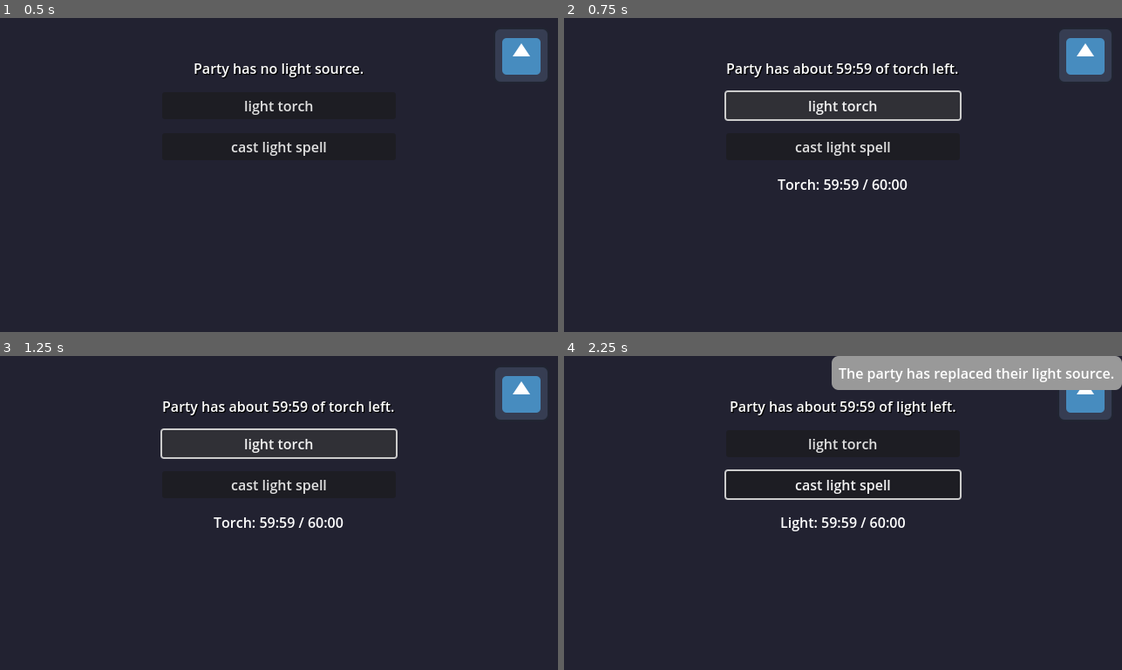
Above: before the commit, frames 1-4 (two rows, left to right).
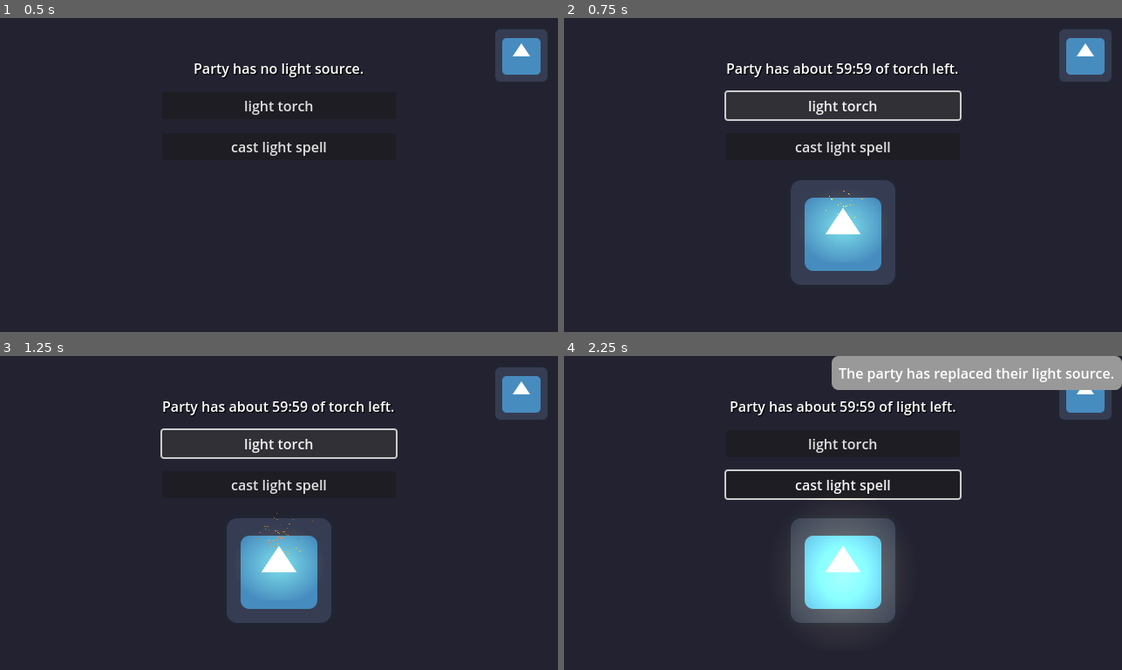
Above: after the commit, the same moments.

Repository: crubio/shadow-torch
Game: Godot game, scene res://scenes/main.tscn
Two runs of this game, one before a commit and one after it. Both use one fixed random seed, a clock stepped at 60 frames per second and the inputs below. The engine's default icon, where the game draws it, is replaced by a stand-in: a white triangle on a blue panel in a dark square.
Inputs:
- Up to frame 1 (0.5 s): no input
- Up to frame 2 (0.75 s): click "light torch" at 0.5 s
- Up to frame 3 (1.25 s): no input
- Up to frame 4 (2.25 s): click "cast light spell" at 1.25 s; click "Replace Light Source" at 2 s

Frame 1 is identical in both runs. In frame 2, 6.3% of the frame differs, in the area x 38-62%, y 51-85%; in frame 3, 6.3%; in frame 4, 6.3%, in the area x 38-62%, y 45-85%.

Commit message:
add light spell scene, wired up to main loop

Diff:
--- a/autoloads/LightManager.gd
+++ b/autoloads/LightManager.gd
@@ -12,7 +12,7 @@
 # Party light state
 var party_light: Dictionary = {
 	"active": false,
-	"type": LightType.TORCH,
+	"type": LightType,
 	"source_name": "",
 	"total_seconds": 3600.0,  # Always 60 minutes per Shadowdark rules
 	"remaining_seconds": 3600.0,
--- /dev/null
+++ b/light_spell_ui.tscn
@@ -0,0 +1,68 @@
+[gd_scene load_steps=8 format=3 uid="uid://cvbmoqrji5k0k"]
+
+[ext_resource type="Script" uid="uid://fp2vn2dxqgt3" path="res://scripts/light_spell_ui.gd" id="1_rd38p"]
+[ext_resource type="Texture2D" uid="uid://drr1alll481c4" path="res://icon.svg" id="1_ugojk"]
+
+[sub_resource type="Gradient" id="Gradient_w1wtr"]
+colors = PackedColorArray(0.982007, 0.851529, 0.425956, 1, 0, 0, 0, 1)
+
+[sub_resource type="GradientTexture2D" id="GradientTexture2D_rd38p"]
+gradient = SubResource("Gradient_w1wtr")
+fill = 1
+fill_from = Vector2(0.504274, 0.549145)
+fill_to = Vector2(0.871795, 0.200855)
+
+[sub_resource type="Animation" id="Animation_8u5w5"]
+resource_name = "pulse"
+length = 3.0
+loop_mode = 1
+tracks/0/type = "value"
+tracks/0/imported = false
+tracks/0/enabled = true
+tracks/0/path = NodePath("PointLight2D:energy")
+tracks/0/interp = 1
+tracks/0/loop_wrap = true
+tracks/0/keys = {
+"times": PackedFloat32Array(0, 1, 2, 3),
+"transitions": PackedFloat32Array(3.24901, 1, 1, 1),
+"update": 0,
+"values": [1.4, 1.8, 2.2, 1.4]
+}
+
+[sub_resource type="Animation" id="Animation_s0qk8"]
+length = 0.001
+tracks/0/type = "value"
+tracks/0/imported = false
+tracks/0/enabled = true
+tracks/0/path = NodePath("PointLight2D:energy")
+tracks/0/interp = 1
+tracks/0/loop_wrap = true
+tracks/0/keys = {
+"times": PackedFloat32Array(0),
+"transitions": PackedFloat32Array(1),
+"update": 0,
+"values": [0.8]
+}
+
+[sub_resource type="AnimationLibrary" id="AnimationLibrary_4v4ex"]
+_data = {
+&"RESET": SubResource("Animation_s0qk8"),
+&"pulse": SubResource("Animation_8u5w5")
+}
+
+[node name="LightSpellUI" type="Node2D"]
+script = ExtResource("1_rd38p")
+
+[node name="Icon" type="Sprite2D" parent="."]
+texture = ExtResource("1_ugojk")
+
+[node name="PointLight2D" type="PointLight2D" parent="."]
+position = Vector2(-1, -6)
+scale = Vector2(2.75, 3.0625)
+energy = 0.8
+texture = SubResource("GradientTexture2D_rd38p")
+
+[node name="AnimationPlayer" type="AnimationPlayer" parent="."]
+libraries = {
+&"": SubResource("AnimationLibrary_4v4ex")
+}
--- /dev/null
+++ b/scenes/light_spell_ui.tscn
@@ -0,0 +1,68 @@
+[gd_scene load_steps=8 format=3 uid="uid://ec56okchaq2a"]
+
+[ext_resource type="Script" path="res://scripts/light_spell_ui.gd" id="1_script"]
+[ext_resource type="Texture2D" uid="uid://drr1alll481c4" path="res://icon.svg" id="1_ugojk"]
+
+[sub_resource type="Gradient" id="Gradient_w1wtr"]
+colors = PackedColorArray(0.982007, 0.851529, 0.425956, 1, 0, 0, 0, 1)
+
+[sub_resource type="GradientTexture2D" id="GradientTexture2D_rd38p"]
+gradient = SubResource("Gradient_w1wtr")
+fill = 1
+fill_from = Vector2(0.504274, 0.549145)
+fill_to = Vector2(0.871795, 0.200855)
+
+[sub_resource type="Animation" id="Animation_8u5w5"]
+resource_name = "pulse"
+length = 3.0
+loop_mode = 1
+tracks/0/type = "value"
+tracks/0/imported = false
+tracks/0/enabled = true
+tracks/0/path = NodePath("PointLight2D:energy")
+tracks/0/interp = 1
+tracks/0/loop_wrap = true
+tracks/0/keys = {
+"times": PackedFloat32Array(0, 1, 2, 3),
+"transitions": PackedFloat32Array(3.24901, 1, 1, 1),
+"update": 0,
+"values": [1.4, 1.8, 2.2, 1.4]
+}
+
+[sub_resource type="Animation" id="Animation_s0qk8"]
+length = 0.001
+tracks/0/type = "value"
+tracks/0/imported = false
+tracks/0/enabled = true
+tracks/0/path = NodePath("PointLight2D:energy")
+tracks/0/interp = 1
+tracks/0/loop_wrap = true
+tracks/0/keys = {
+"times": PackedFloat32Array(0),
+"transitions": PackedFloat32Array(1),
+"update": 0,
+"values": [0.8]
+}
+
+[sub_resource type="AnimationLibrary" id="AnimationLibrary_4v4ex"]
+_data = {
+&"RESET": SubResource("Animation_s0qk8"),
+&"pulse": SubResource("Animation_8u5w5")
+}
+
+[node name="LightSpellUI" type="Node2D"]
+script = ExtResource("1_script")
+
+[node name="Icon" type="Sprite2D" parent="."]
+texture = ExtResource("1_ugojk")
+
+[node name="PointLight2D" type="PointLight2D" parent="."]
+position = Vector2(-1, -6)
+scale = Vector2(2.75, 3.0625)
+energy = 0.8
+texture = SubResource("GradientTexture2D_rd38p")
+
+[node name="AnimationPlayer" type="AnimationPlayer" parent="."]
+libraries = {
+&"": SubResource("AnimationLibrary_4v4ex")
+}
--- a/scenes/main.tscn
+++ b/scenes/main.tscn
@@ -86,7 +86,10 @@
 
 [node name="PartyLight" type="VBoxContainer" parent="MarginContainer/MainVBox"]
 layout_mode = 2
+size_flags_horizontal = 4
+size_flags_vertical = 6
 theme_override_constants/separation = 32
+alignment = 1
 
 [node name="AudioWarning" type="AudioStreamPlayer2D" parent="MarginContainer"]
 stream = ExtResource("2_sugp2")
--- /dev/null
+++ b/scenes/torch_ui.tscn
@@ -0,0 +1,76 @@
+[gd_scene load_steps=8 format=3 uid="uid://csbcgbfpl3n3a"]
+
+[ext_resource type="Script" uid="uid://bussed7hlb2mg" path="res://scripts/torch_ui.gd" id="1_5q5g0"]
+[ext_resource type="Texture2D" uid="uid://drr1alll481c4" path="res://icon.svg" id="1_w1wtr"]
+
+[sub_resource type="Gradient" id="Gradient_5q5g0"]
+colors = PackedColorArray(0.982007, 0.851529, 0.425956, 1, 0, 0, 0, 1)
+
+[sub_resource type="GradientTexture2D" id="GradientTexture2D_5q5g0"]
+gradient = SubResource("Gradient_5q5g0")
+fill = 1
+fill_from = Vector2(0.504274, 0.549145)
+fill_to = Vector2(0.871795, 0.200855)
+
+[sub_resource type="Gradient" id="Gradient_rbr2p"]
+offsets = PackedFloat32Array(0, 0.186099, 0.414798, 0.632287, 0.910314)
+colors = PackedColorArray(0.992157, 0.94902, 0.278431, 1, 0.788235, 0.513726, 0.219608, 1, 0.909804, 0.372549, 0.411765, 1, 0.715939, 0.464197, 0.00050287, 1, 0.303233, 0.303233, 0.303233, 1)
+
+[sub_resource type="Curve" id="Curve_s04ra"]
+_data = [Vector2(0, 0), 0.0, 0.0, 0, 0, Vector2(0.5, 0.524873), 0.0, 0.0, 0, 0, Vector2(0.986, 0.00355327), 0.0, 0.0, 0, 0]
+point_count = 3
+
+[sub_resource type="Gradient" id="Gradient_bobiq"]
+offsets = PackedFloat32Array(0, 0.484305, 0.710762, 0.932735, 1)
+colors = PackedColorArray(0.581033, 0.581033, 0.581033, 1, 0.368682, 0.368682, 0.368682, 1, 0.226681, 0.226681, 0.226681, 1, 0.121857, 0.121857, 0.121857, 1, 0, 0, 0, 1)
+
+[node name="TorchUI" type="Node2D"]
+script = ExtResource("1_5q5g0")
+
+[node name="Icon" type="Sprite2D" parent="."]
+texture = ExtResource("1_w1wtr")
+
+[node name="PointLight2D" type="PointLight2D" parent="."]
+position = Vector2(0, -11.25)
+scale = Vector2(1.6875, 1.42969)
+texture = SubResource("GradientTexture2D_5q5g0")
+
+[node name="CPUParticles2D" type="CPUParticles2D" parent="."]
+position = Vector2(1.00001, -29)
+scale = Vector2(1.63636, 1.02206)
+amount = 64
+speed_scale = 1.2
+explosiveness = 0.3
+randomness = 1.0
+local_coords = true
+emission_shape = 1
+emission_sphere_radius = 16.0
+direction = Vector2(0, -1)
+gravity = Vector2(0, -10)
+initial_velocity_min = 10.0
+initial_velocity_max = 30.0
+scale_amount_min = 0.2
+scale_amount_max = 1.2
+color_ramp = SubResource("Gradient_rbr2p")
+hue_variation_max = 1.0
+
+[node name="CPUParticles2D2" type="CPUParticles2D" parent="."]
+visible = false
+position = Vector2(1.00001, -22)
+scale = Vector2(1.63636, 1.02206)
+amount = 32
+speed_scale = 1.2
+explosiveness = 0.3
+randomness = 1.0
+local_coords = true
+emission_shape = 1
+emission_sphere_radius = 16.0
+direction = Vector2(0, -1)
+gravity = Vector2(0, -10)
+initial_velocity_min = 10.0
+initial_velocity_max = 30.0
+scale_amount_min = 0.2
+scale_amount_max = 1.2
+scale_amount_curve = SubResource("Curve_s04ra")
+color_ramp = SubResource("Gradient_bobiq")
+hue_variation_max = 1.0
--- /dev/null
+++ b/scripts/light_spell_ui.gd
@@ -0,0 +1,16 @@
+extends Node2D
+
+signal request_extinguish()
+
+@onready var animation_player = $AnimationPlayer
+
+func _ready() -> void:
+	start_pulse_animation()
+
+func start_pulse_animation() -> void:
+	if animation_player and animation_player.has_animation("pulse"):
+		animation_player.play("pulse")
+
+func update_time_display(_current_time: String, _total_time: String) -> void:
+	# Light spells don't need time display - they're magical!
+	pass
--- a/scripts/main.gd
+++ b/scripts/main.gd
@@ -3,14 +3,19 @@
 class_name Main
 
 var _pending_light_type: LightManager.LightType
+var TorchUIScene := preload("res://scenes/torch_ui.tscn")
+var LightSpellUIScene := preload("res://scenes/light_spell_ui.tscn")
+var _current_torch_ui: Node = null
 
 # UI References
 var party_light_container: VBoxContainer
+var party_light_container_centered: CenterContainer
 var settings_button: Button
 var torch_tracker: Label
 var light_torch_button: Button
 var cast_light_spell_button: Button
 var replace_dialog: ConfirmationDialog
+var torch_ui
 
 # Light source tracking
 var duration_spinbox: SpinBox
@@ -26,6 +31,7 @@
 	light_torch_button = $MarginContainer/MainVBox/LightTorchButton
 	cast_light_spell_button = $MarginContainer/MainVBox/CastLightSpellButton
 	party_light_container = $MarginContainer/MainVBox/PartyLight
+	party_light_container_centered = $MarginContainer/MainVBox/CenterContainer
 	replace_dialog = $ReplaceLightSourceDialog
 
 	# Settings panel references
@@ -58,6 +64,43 @@
 func _process(delta: float) -> void:
 	# Let LightManager handle the timing and alerts
 	LightManager.update_light(delta)
+	# Just update time display, don't spawn/clear
+	_update_torch_time_display()
+
+# create an instance of the visual torch
+func _spawn_torch_ui() -> void:
+	print("spawn_torch_ui")
+	if _current_torch_ui:
+		return
+
+	# Choose correct scene based on light type
+	match LightManager.party_light.type:
+		LightManager.LightType.TORCH:
+			_current_torch_ui = TorchUIScene.instantiate()
+		LightManager.LightType.LIGHT_SPELL:
+			_current_torch_ui = LightSpellUIScene.instantiate()
+		_:
+			_current_torch_ui = TorchUIScene.instantiate()  # fallback
+
+	party_light_container.add_child(_current_torch_ui)
+	# TODO connect signals
+
+func _update_torch_time_display() -> void:
+	# Update time display every frame (lightweight)
+	if _current_torch_ui and LightManager.party_light.active:
+		# Update time if the torch UI has a method for it
+		if _current_torch_ui.has_method("update_time_display"):
+			var time_string = TimeFormatter.format_time(LightManager.party_light.remaining_seconds, GameSettings.default_units)
+			var total_string = TimeFormatter.format_time(LightManager.party_light.total_seconds, GameSettings.default_units)
+			_current_torch_ui.update_time_display(time_string, total_string)
+
+func _on_torch_ui_req_extinguish() -> void:
+	LightManager.extinguish_light()
+
+func _clear_torch_ui() -> void:
+	if _current_torch_ui:
+		_current_torch_ui.queue_free()
+		_current_torch_ui = null
 
 func _on_light_torch_pressed() -> void:
 	if LightManager.is_party_light_active():
@@ -82,26 +125,28 @@
 # LightManager signal handlers
 func _on_light_changed(_light_data: Dictionary) -> void:
 	_update_party_display()
+	# Only spawn torch UI when light becomes active
+	if LightManager.party_light.active and not _current_torch_ui:
+		_spawn_torch_ui()
 
 func _on_light_warning(_percentage: float, message: String) -> void:
 	update_notifications(message)
+	_update_party_display()
 	play_alert_sound()
 
 func _on_light_extinguished(message: String) -> void:
 	update_notifications(message)
 	_update_party_display()
+	_clear_torch_ui()
 
 func _update_party_display() -> void:
 	# Update the main status label
 	if LightManager.party_light.active:
 		var time_string = TimeFormatter.format_time(LightManager.party_light.remaining_seconds, GameSettings.default_units)
 		torch_tracker.text = "Party has about " + time_string + " of " + LightManager.party_light.source_name.to_lower() + " left."
-
-		# Update the party light container with current light source info
-		_update_party_light_container()
 	else:
 		torch_tracker.text = "Party has no light source."
-		_clear_party_light_container()
+		_clear_torch_ui()
 
 func _update_party_light_container() -> void:
 	# Clear existing content
--- /dev/null
+++ b/scripts/torch_ui.gd
@@ -0,0 +1,41 @@
+extends Node2D  # or Node2D if that's what you used
+
+signal request_extinguish()
+
+@onready var icon_sprite = $Icon  # Adjust to your actual node names
+@onready var point_light = $PointLight2D
+@onready var particles = $CPUParticles2D
+
+# Add a label for time display if you want
+@onready var time_label: Label
+
+func _ready() -> void:
+	# Start the torch animation/effects
+	_start_torch_effects()
+
+	# If you have an extinguish button, connect it
+	# $ExtinguishButton.connect("pressed", Callable(self, "_on_extinguish_pressed"))
+
+func _start_torch_effects() -> void:
+	# Enable particles
+	if particles:
+		particles.emitting = true
+
+	# Set light properties
+	if point_light:
+		point_light.enabled = true
+		point_light.energy = 0.8
+		point_light.color = Color(1.0, 0.9, 0.7)  # Warm torch color
+
+func _stop_torch_effects() -> void:
+	if particles:
+		particles.emitting = false
+	if point_light:
+		point_light.enabled = false
+
+func update_time_display(current_time: String, total_time: String) -> void:
+	if time_label:
+		time_label.text = "%s / %s" % [current_time, total_time]
+
+func _on_extinguish_pressed() -> void:
+	emit_signal("request_extinguish")
Not shown, added: scenes/torch_ui.gd.uid
Not shown, added: scripts/light_spell_ui.gd.uid
Not shown, added: scripts/torch_ui.gd.uid
